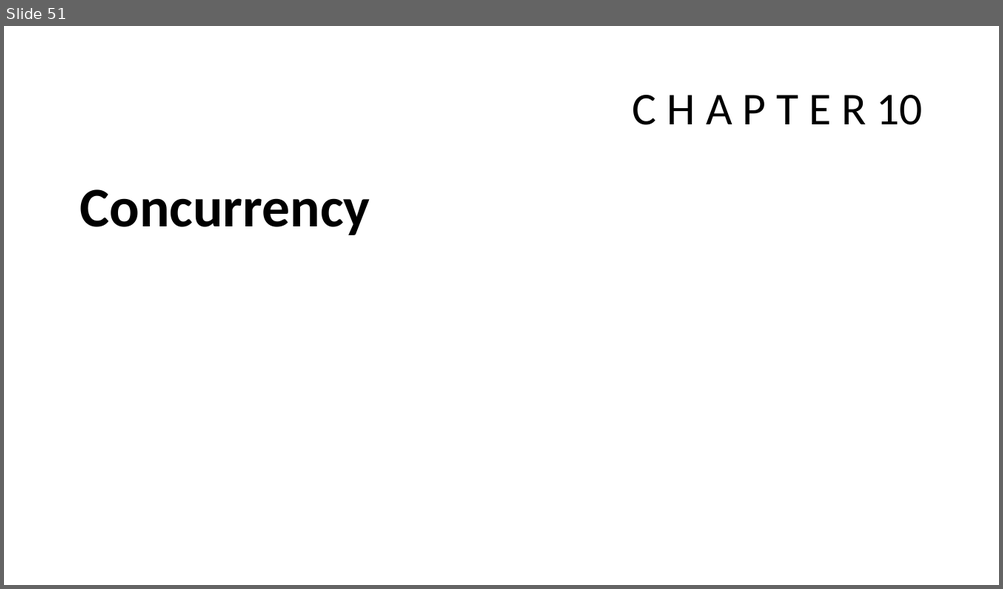
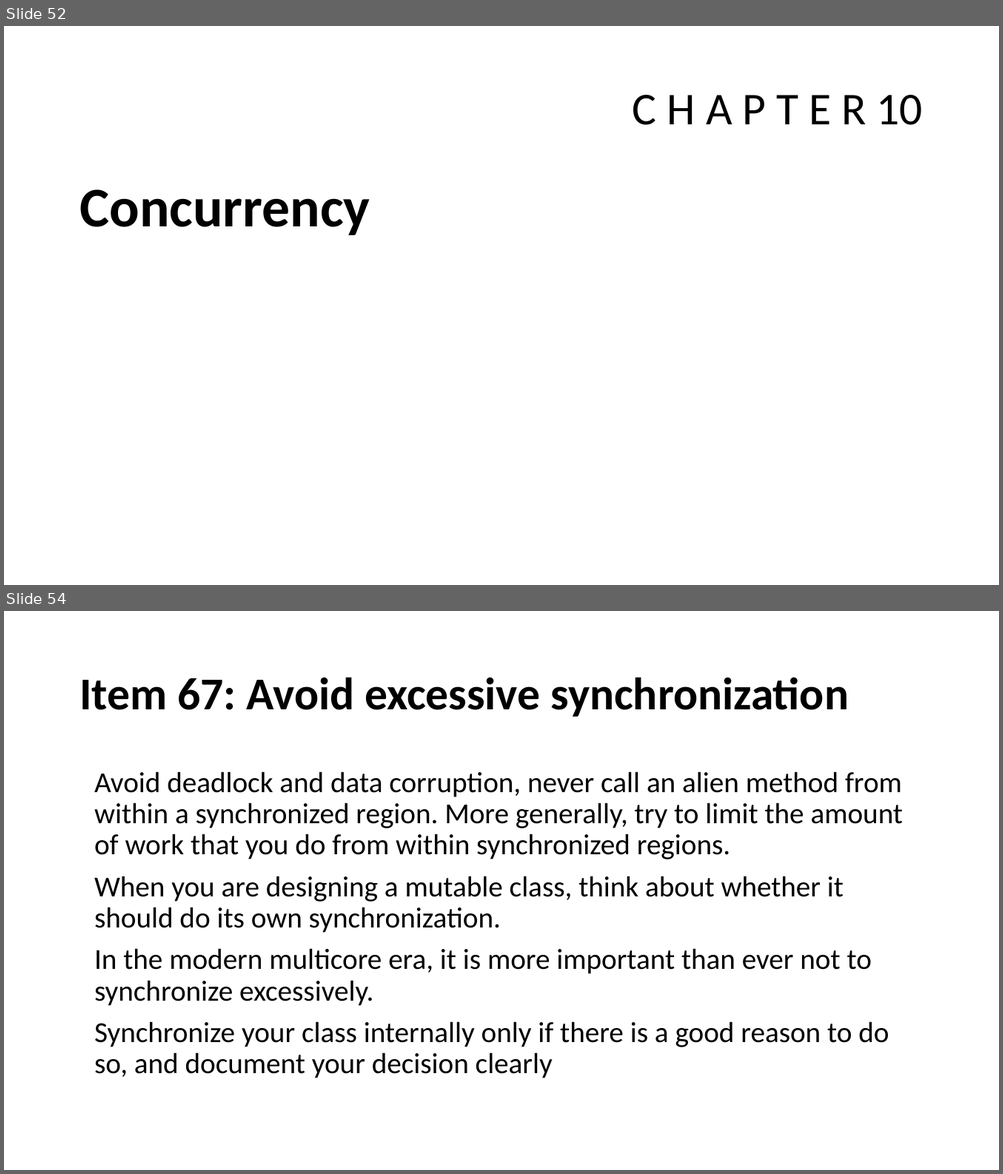
Before and after one commit to javamaster-llc/effective-java-examples-master, a slide deck: Study of Effective Java™.pptx. Shown one above the other, each under a label of ours: slide 51 before the commit, slides 52 and 54 after it; the slides between them are not shown. The pictures are 1003x589 and 1003x1174 pixels, drawn with LibreOffice and Linux fonts; fonts in the diff are those of the drawing. Boxes give left, top, right and bottom in pixels: in the first picture for what was removed or moved away, otherwise in the second. Text is boxed around its words. In the diff, an @@ line names an element or a change of style, - is before the commit and + after.

```diff
--- a/Study of Effective Java™.pptx
+++ b/Study of Effective Java™.pptx
@@ slide 54 added at <box>4,611,999,1170</box>, background #FFFFFF @@
@@ title added at <box>79,677,848,717</box>, 44 pt, text #000000, bold @@
+Item 67: Avoid excessive synchronization
@@ text added at <box>94,772,903,1079</box>, 28 pt, text #000000 @@
+Avoid deadlock and data corruption, never call an alien method from within a synchronized region. More generally, try to limit the amount of work that you do from within synchronized regions.
+When you are designing a mutable class, think about whether it should do its own synchronization.
+In the modern multicore era, it is more important than ever not to synchronize excessively.
+Synchronize your class internally only if there is a good reason to do so, and document your decision clearly
@@ what was slide 51 is now slide 52 @@
```
Also in this commit, not shown: 2 slides changed, 19 other slides added.
